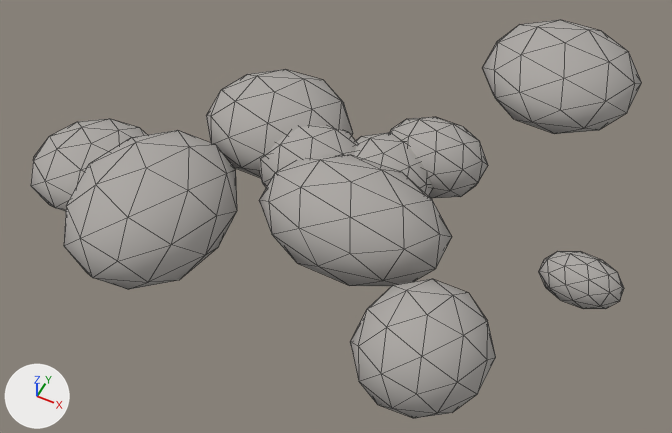
The glTF model prototype/assets/models/terrain/pebble_cluster_0.glb as it was, and as the next commit left it.
The view is the same before and after, from a 50 mm lens placed at (0.47, -1.435, 1.886), pointed at (-0.284, 0.074, 0.001). The lights are fixed; the arrows at lower left show +X, +Y and +Z. The older version comes first. Mesh edges are drawn as thin lines.

Objects in the first picture: 'pebble_cluster_0'.
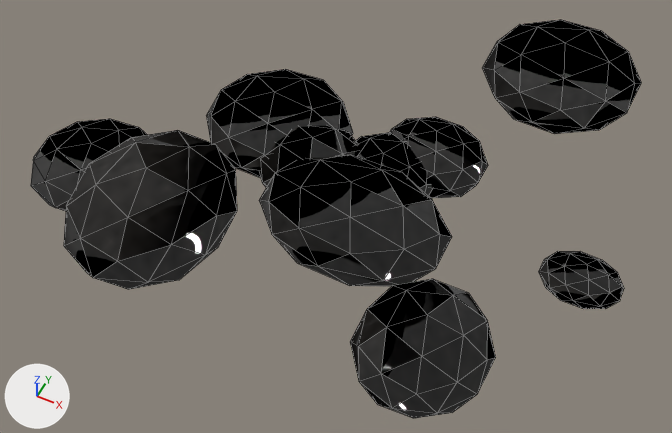
Changed parts and their boxes [x1, y1, x2, y2] in the pictures (672 x 433 px):
'pebble_cluster_0', surface changed (grey to black): [31, 20, 641, 418] in both

The change, as a list of edits to the scene's bpy script:
```text
Add img_pebble_cluster_0_mat_norm:
    img_pebble_cluster_0_mat_norm = load_image('pebble_cluster_0_mat_norm', '_unpacked/pebble_cluster_0_mat_norm', 128, 128, 'Non-Color')
Add img_pebble_cluster_0_mat_albedo:
    img_pebble_cluster_0_mat_albedo = load_image('pebble_cluster_0_mat_albedo', '_unpacked/pebble_cluster_0_mat_albedo', 128, 128, 'sRGB')
Add img_pebble_cluster_0_mat_rough:
    img_pebble_cluster_0_mat_rough = load_image('pebble_cluster_0_mat_rough', '_unpacked/pebble_cluster_0_mat_rough', 128, 128, 'Non-Color')
Change mat_pebble_cluster_0_mat:
    remove # nodes: BsdfPrincipled, OutputMaterial
    remove # colours: grey #adaaa6
    nodes: BsdfPrincipled, Math, NormalMap, OutputMaterial, SeparateColor, TexImage x3
    uses the picture img_pebble_cluster_0_mat_albedo
    uses the picture img_pebble_cluster_0_mat_norm
    uses the picture img_pebble_cluster_0_mat_rough
Change me_pebble_cluster_0_mesh:
    where me_pebble_cluster_0_mesh.from_pydata(...)  # 504 vertices, 960 faces; spans x -1.05..0.48, y -0.47..0.96, z 0.0..0.28
    used by ob_pebble_cluster_0; location = (0.0, 0.0, 0.0)
    me_pebble_cluster_0_mesh part 1: texture (UV) coordinates changed
```
